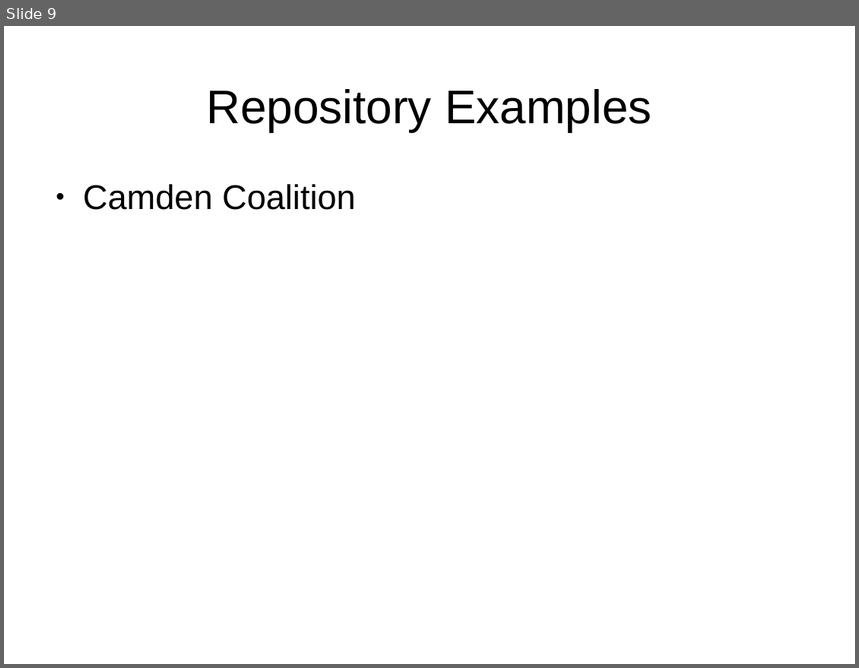
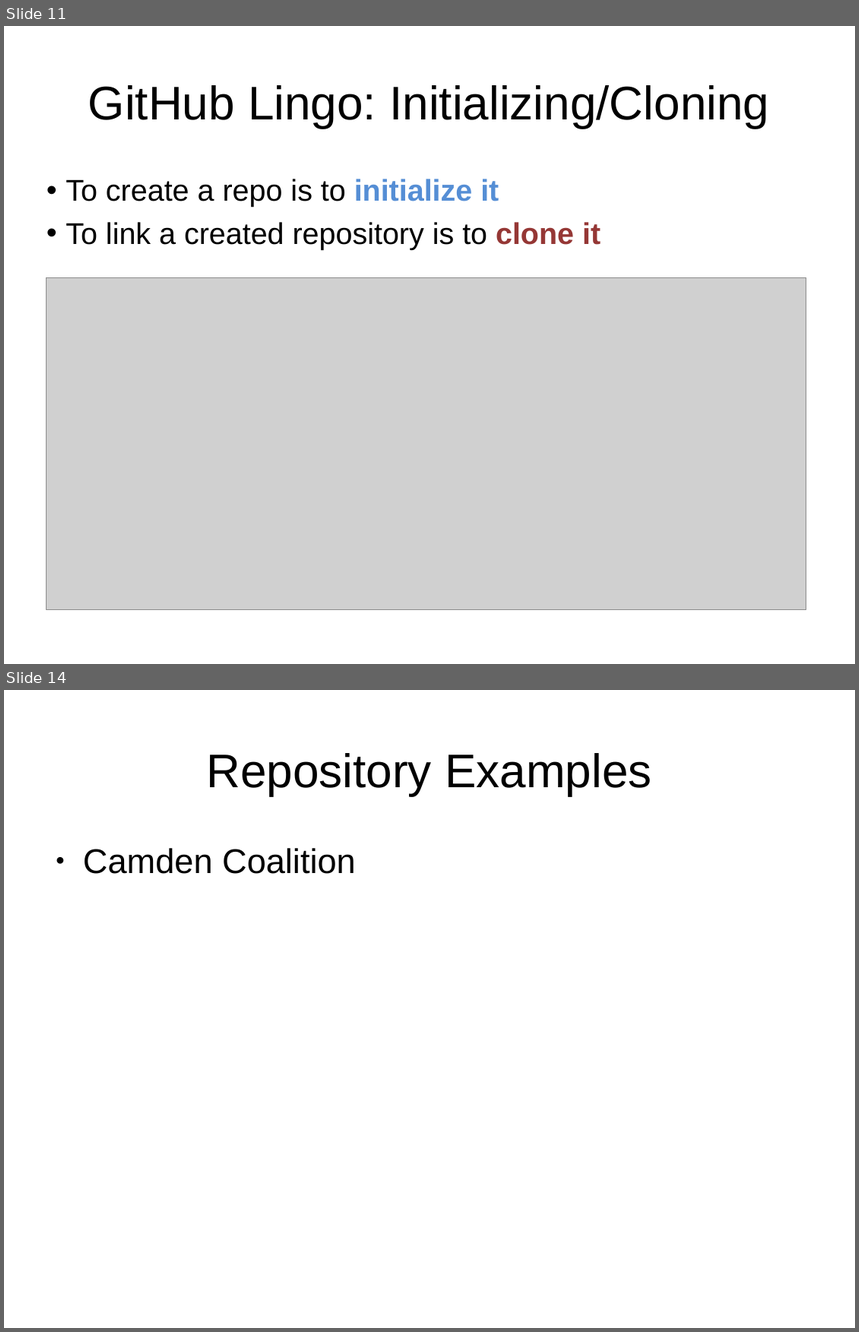
Before and after one commit to jamesclarence/github_presentation, a slide deck: github_demo_11082016.pptx. Shown one above the other, each under a label of ours: slide 9 before the commit, slides 11 and 14 after it; the slides between them are not shown. The pictures are 859x668 and 859x1332 pixels, drawn with LibreOffice and Linux fonts; fonts in the diff are those of the drawing; grey boxes stand for pictures. Boxes give left, top, right and bottom in pixels: in the first picture for what was removed or moved away, otherwise in the second. Text is boxed around its words. In the diff, an @@ line names an element or a change of style, - is before the commit and + after.

Commit message:
add screenshots and updates to presentation

```diff
--- a/github_demo_11082016.pptx
+++ b/github_demo_11082016.pptx
@@ slide 11 added at (x1=4, y1=26, x2=855, y2=664), background #FFFFFF @@
@@ title added at (x1=88, y1=85, x2=769, y2=129), 44 pt, text #000000 @@
+GitHub Lingo: Initializing/Cloning
@@ text added at (x1=66, y1=179, x2=601, y2=250), 28 pt, text #000000 @@
+• To create a repo is to initialize it
+• To link a created repository is to clone it
@@ picture added at (x1=47, y1=278, x2=807, y2=610) @@
@@ what was slide 9 is now slide 14 @@
```
Also in this commit, not shown: 5 slides changed, 4 other slides added, 3 other files.
